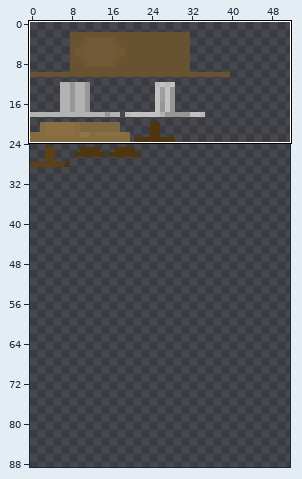
Sprite sheet -- textures/blocks/cutting_board.png. Above, an overview of the earlier version with the close-up marked.
Close-up. Old version:
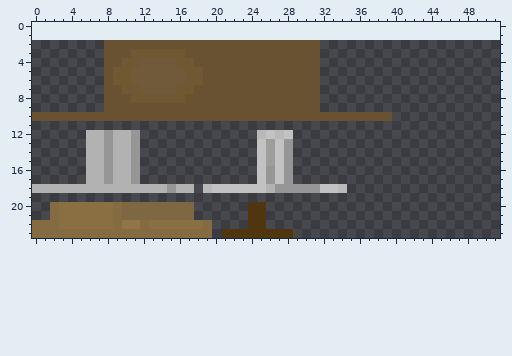
The file is 64x64 pixels. Colours within 5 levels of each other are drawn and written as one. Shown: x 0..51, y 0..23. The old version is drawn lined up with the new one, on the new canvas. The wide view leaves out empty margins. The commit also changed other parts of the picture, which this record leaves out.
After the commit:
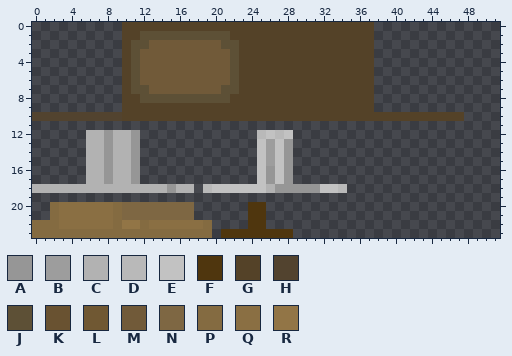
Palette (. is transparent): A #969696  B #9d9d9d  C #b2b2b2  D #b9b9b9  E #c2c2c2  F #4f360e  G #544228  H #52432f  J #5d5036  K #695231  L #705833  M #715a39  N #7e6743  P #846b41  Q #8a6f43  R #927546
Diff:
{"change": "canvas 64x64 -> 128x128, the old top-left corner now at 0,2"}
{"y":0,"x":10,"old":"............................","new":"GGGGGGGGGGGGGGGGGGGGGGGGGGGG"}
{"y":1,"x":10,"old":"............................","new":"GGJJJJJJJJJJGGGGGGGGGGGGGGGG"}
{"y":2,"x":8,"old":"KKKKKKKKKKKKKKKKKKKKKKKK......","new":"..GJJMMMMMMMMJJGGGGGGGGGGGGGGG"}
{"y":3,"x":8,"old":"KKKLLLLLLKKKKKKKKKKKKKKK......","new":"..GJMMMMMMMMMMJGGGGGGGGGGGGGGG"}
{"y":4,"x":8,"old":"KKLL","new":"..GJ"}
{"y":4,"x":16,"old":"LLKKKKKKKKKKKKKK......","new":"MMMMMMJGGGGGGGGGGGGGGG"}
{"y":5,"x":8,"old":"KLLM","new":"..GJ"}
{"y":5,"x":17,"old":"LLKKKKKKKKKKKKK......","new":"MMMMMJGGGGGGGGGGGGGGG"}
{"y":6,"x":8,"old":"KLLM","new":"..GJ"}
{"y":6,"x":17,"old":"LLKKKKKKKKKKKKK......","new":"MMMMMJGGGGGGGGGGGGGGG"}
{"y":7,"x":8,"old":"KKLLM","new":"..GJJ"}
{"y":7,"x":16,"old":"LLKKKKKKKKKKKKKK......","new":"MMMMMJJGGGGGGGGGGGGGGG"}
{"y":8,"x":8,"old":"KKKLLLLLLKKKKKKKKKKKKKKK......","new":"..GGJJJJJJJJJJGGGGGGGGGGGGGGGG"}
{"y":9,"x":8,"old":"KKKKKKKKKKKKKKKKKKKKKKKK......","new":"..GGGGGGGGGGGGGGGGGGGGGGGGGGGG"}
{"y":10,"x":0,"old":"KKKKKKKKKKKKKKKKKKKKKKKKKKKKKKKKKKKKKKKK........","new":"HHHHHHHHHHGGGGGGGGGGGGGGGGGGGGGGGGGGGGGGGGGGGGGG"}
{"label":"changed","picture_box":[32,22,464,121]}
